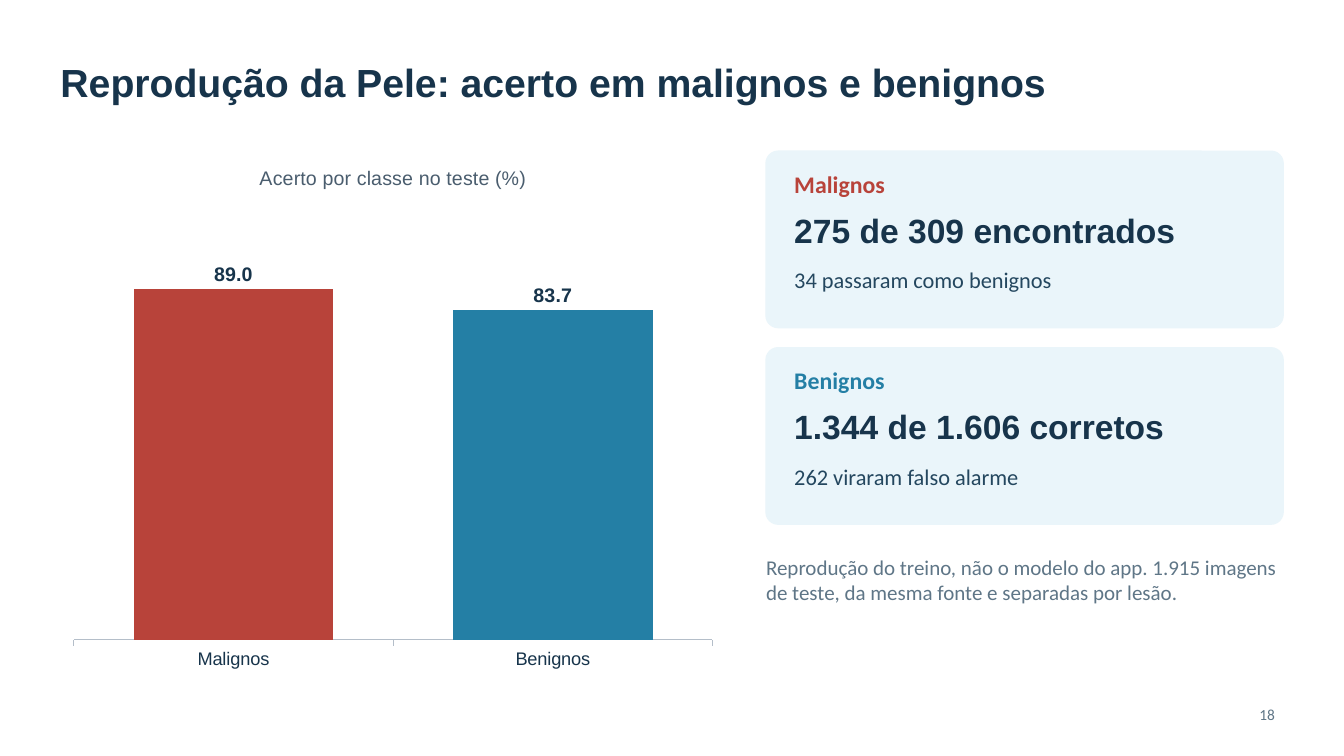
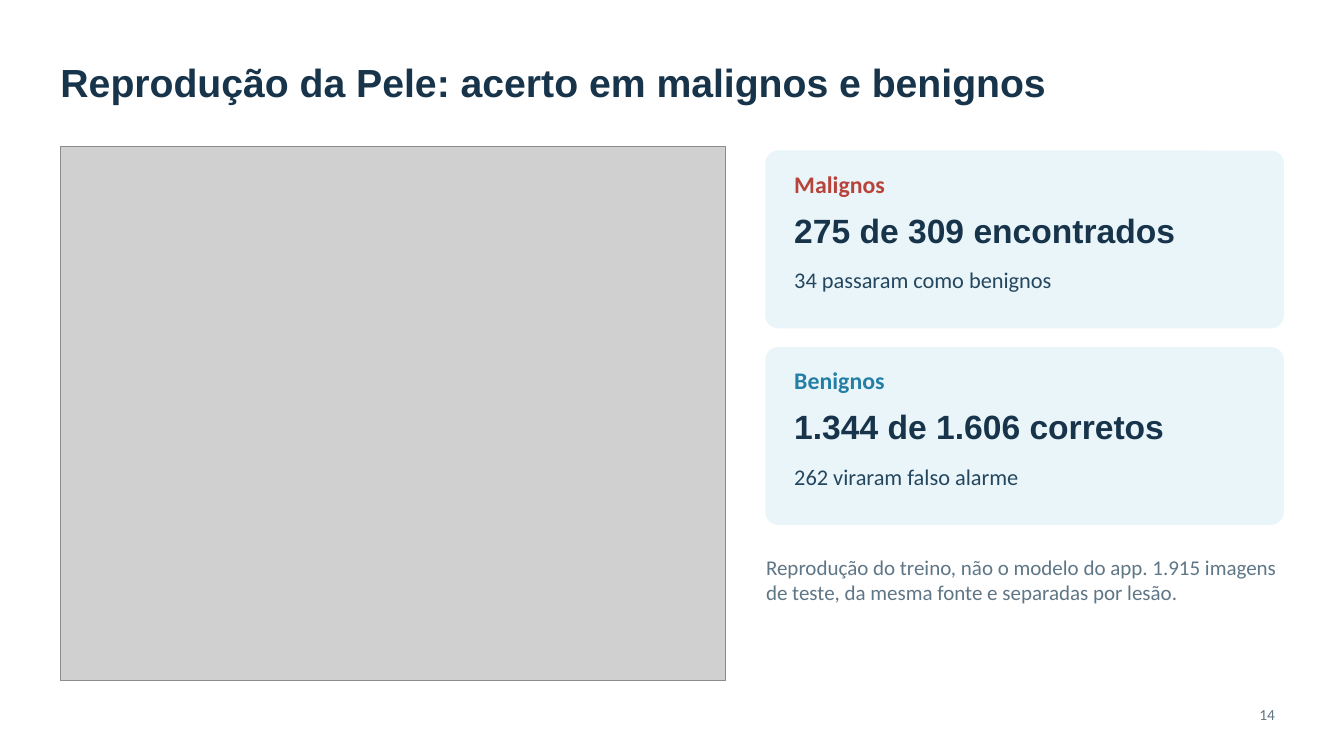
Before and after one commit to joaopgf/PixoraMed, a slide deck: slide 14 of docs/PixoraMed_final_presentation.pptx (slide 18 before the commit). Drawn at 1344x756 pixels with LibreOffice and Linux fonts; fonts in the diff are those of the drawing; grey boxes stand for pictures; background and template pictures are left out. Boxes give left, top, right and bottom in pixels: in the first picture for what was removed or moved away, otherwise in the second. Text is boxed around its words. In the diff, an @@ line names an element or a change of style, - is before the commit and + after.

```diff
--- a/docs/PixoraMed_final_presentation.pptx
+++ b/docs/PixoraMed_final_presentation.pptx
@@ column chart removed at box(60, 146, 726, 681) @@
-title "Acerto por classe no teste (%)"
-categories: Malignos, Benignos
-Series 1: 89, 83.7
@@ picture added at box(60, 146, 726, 681) @@
@@ page number at box(1259, 710, 1275, 720): text changed @@
-18
+14
```
Also in this commit, not shown: 1 other slide changed, 3 slides removed, 5 other files.
